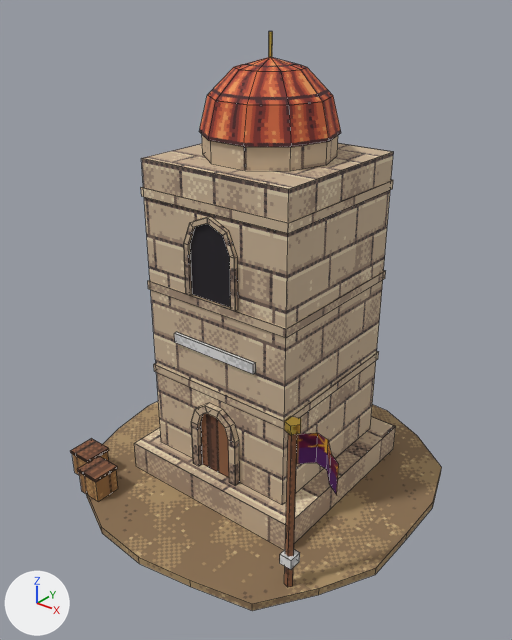
What one commit did to the Blender file art_source/blender/byzantines/watch_tower.blend.
One viewpoint serves both versions: a camera (50 mm lens) standing at (3.86, -4.92, 4.82) and looking at (0.06, -0.17, 1.87). Lighting does not change. The marker at lower left points along +X, +Y and +Z. The first picture is the older version. Mesh edges are drawn as thin lines.

The older version as bpy lines, for what is in view:
```python
me_byzantines_watch_tower = bpy.data.meshes.new('byzantines_watch_tower')
me_byzantines_watch_tower.from_pydata(...)  # 648 vertices, 182 faces; spans x -1.77..1.75, y -1.79..1.77, z 0.0..4.4
me_byzantines_watch_tower.materials.append(mat_pe_dirt)  # picture img_pe_dirt
me_byzantines_watch_tower.materials.append(mat_pe_stonebrick)  # picture img_pe_stonebrick
me_byzantines_watch_tower.materials.append(mat_pe_stonewarm)  # picture img_pe_stonewarm
me_byzantines_watch_tower.materials.append(mat_pe_window)  # picture img_pe_window
me_byzantines_watch_tower.materials.append(mat_team_trim)  # picture img_team_trim
me_byzantines_watch_tower.materials.append(mat_pe_roofred)  # picture img_pe_roofred
me_byzantines_watch_tower.materials.append(mat_pe_gold)  # picture img_pe_gold
me_byzantines_watch_tower.materials.append(mat_pe_wooddark)  # picture img_pe_wooddark
me_byzantines_watch_tower.materials.append(mat_pe_banner_byzantines)  # picture img_banner_byzantines_png
me_byzantines_watch_tower.materials.append(mat_pe_woodlight)  # picture img_pe_woodlight
ob_byzantines_watch_tower = bpy.data.objects.new('byzantines_watch_tower', me_byzantines_watch_tower)
ob_byzantines_watch_tower.location = (0.0, 0.0, 0.0)
```
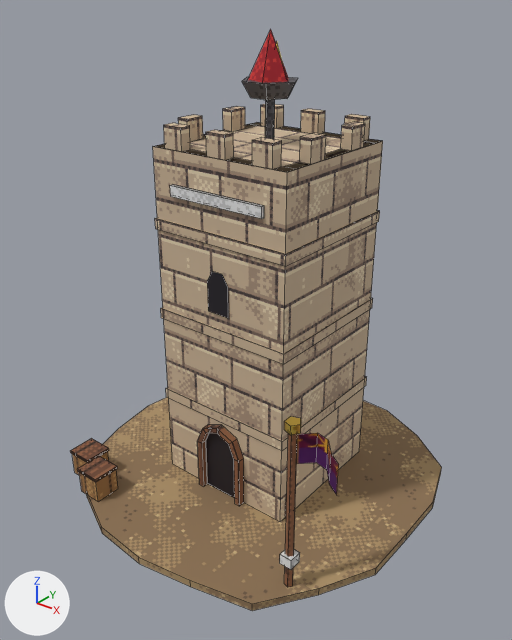
Pixel boxes [x1, y1, x2, y2] of what changed, in the pictures (512 x 640 px; the box of a moved part takes in the faces that stretch with it):
```json
{"object": "byzantines_watch_tower", "change": "reshaped", "before": [70, 31, 442, 611], "after": [70, 29, 442, 611]}
{"part": 1, "of": "me_byzantines_watch_tower", "change": "moved or reshaped", "before": [230, 423, 239, 443], "on screen": "not visible afterwards"}
{"part": 2, "of": "me_byzantines_watch_tower", "change": "rebuilt", "before": [141, 158, 289, 504], "after": [153, 147, 287, 522], "on screen": "9% narrower, 8% taller"}
{"part": 3, "of": "me_byzantines_watch_tower", "change": "rebuilt", "before": [282, 152, 394, 505], "after": [280, 141, 383, 522], "on screen": "8% narrower, 8% taller"}
{"part": 4, "of": "me_byzantines_watch_tower", "change": "deleted", "before": [134, 31, 396, 550], "on screen": "beige"}
{"part": 5, "of": "me_byzantines_watch_tower", "change": "cut back", "before": [141, 135, 392, 478], "after": [153, 29, 381, 506]}
```

The change, as JSON lines over the scene's bpy script:
```json
{"op": "add", "block": "img_pe_clothred", "code": ["img_pe_clothred = load_image('PE_ClothRed', '../../textures/materials/PE_ClothRed.png', 64, 64, 'sRGB')"]}
{"op": "add", "block": "img_pe_iron", "code": ["img_pe_iron = load_image('PE_Iron', '../../textures/materials/PE_Iron.png', 64, 64, 'sRGB')"]}
{"op": "add", "block": "mat_pe_clothred", "code": ["mat_pe_clothred = principled_material('PE_ClothRed')", "mat_pe_clothred.texture = img_pe_clothred", "mat_pe_clothred.roughness = 0.95"]}
{"op": "add", "block": "mat_pe_iron", "code": ["mat_pe_iron = principled_material('PE_Iron')", "mat_pe_iron.texture = img_pe_iron", "mat_pe_iron.metallic = 0.6"]}
{"block": "me_byzantines_watch_tower", "where": "# used by ob_byzantines_watch_tower; location = (0.0, 0.0, 0.0)"}
{"op": "remove", "block": "me_byzantines_watch_tower", "code": "me_byzantines_watch_tower.from_pydata(...)  # 648 vertices, 182 faces; spans x -1.77..1.75, y -1.79..1.77, z 0.0..4.4"}
{"op": "add", "block": "me_byzantines_watch_tower", "code": "me_byzantines_watch_tower.from_pydata(...)  # 611 vertices, 200 faces; spans x -1.77..1.75, y -1.79..1.77, z 0.0..4.42"}
{"block": "me_byzantines_watch_tower", "change": "me_byzantines_watch_tower part 1: the loose piece of 4 vertices spanning x 0.23..0.28, y -0.76..-0.7, z 0.88..1.04 is moved by (-0.07, 0.06, -0.27), in mat_pe_wooddark (picture img_pe_wooddark)"}
{"block": "me_byzantines_watch_tower", "change": "me_byzantines_watch_tower part 2: the loose piece of 4 vertices spanning x -0.8..0.8, y -0.7, z 0.38..3.38 is rebuilt with 4 vertices and now spans x -0.73..0.73, y -0.62, z 0.08..3.48"}
{"block": "me_byzantines_watch_tower", "change": "me_byzantines_watch_tower part 3: the loose piece of 4 vertices spanning x 0.8, y -0.7..0.9, z 0.38..3.38 is rebuilt with 4 vertices and now spans x 0.73, y -0.62..0.82, z 0.08..3.48"}
{"block": "me_byzantines_watch_tower", "change": "me_byzantines_watch_tower part 4: 95 loose pieces with 383 vertices, spanning x -1.0..1.0, y -0.9..1.1, z 0.08..4.4, are deleted"}
{"block": "me_byzantines_watch_tower", "change": "me_byzantines_watch_tower part 5: 36 vertices removed from x -0.81..0.81, y -0.71..0.92, z 0.38..3.58; 382 vertices added at x -0.74..0.74, y -0.7..0.84, z 0.08..4.42"}
{"block": "me_byzantines_watch_tower", "change": "other edits to the shape of me_byzantines_watch_tower do not show in these pictures"}
{"op": "remove", "block": "me_byzantines_watch_tower", "code": "me_byzantines_watch_tower.materials.append(mat_pe_roofred)  # picture img_pe_roofred"}
{"op": "add", "block": "me_byzantines_watch_tower", "code": "me_byzantines_watch_tower.materials.append(mat_pe_iron)  # picture img_pe_iron"}
{"op": "add", "block": "me_byzantines_watch_tower", "code": "me_byzantines_watch_tower.materials.append(mat_pe_clothred)  # picture img_pe_clothred"}
```
